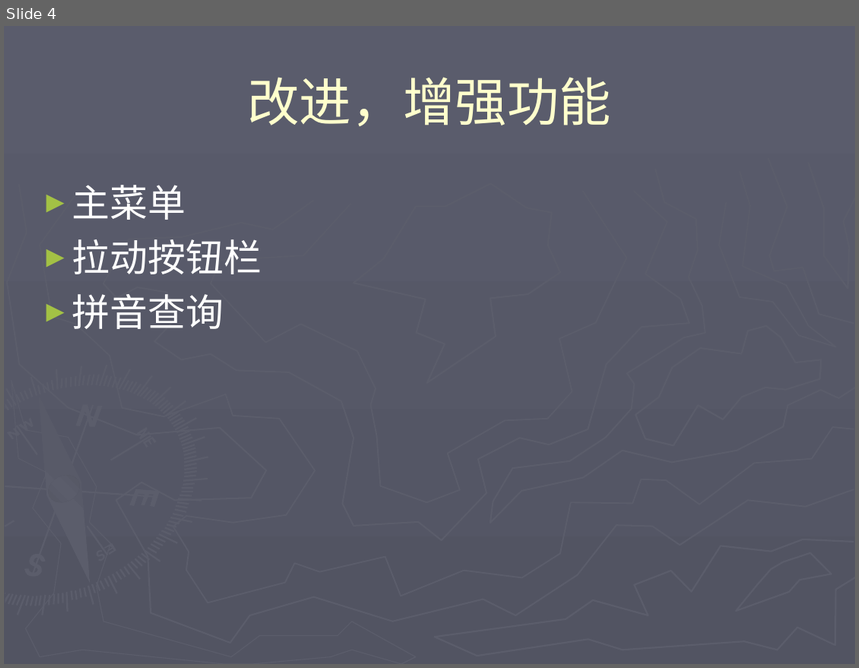
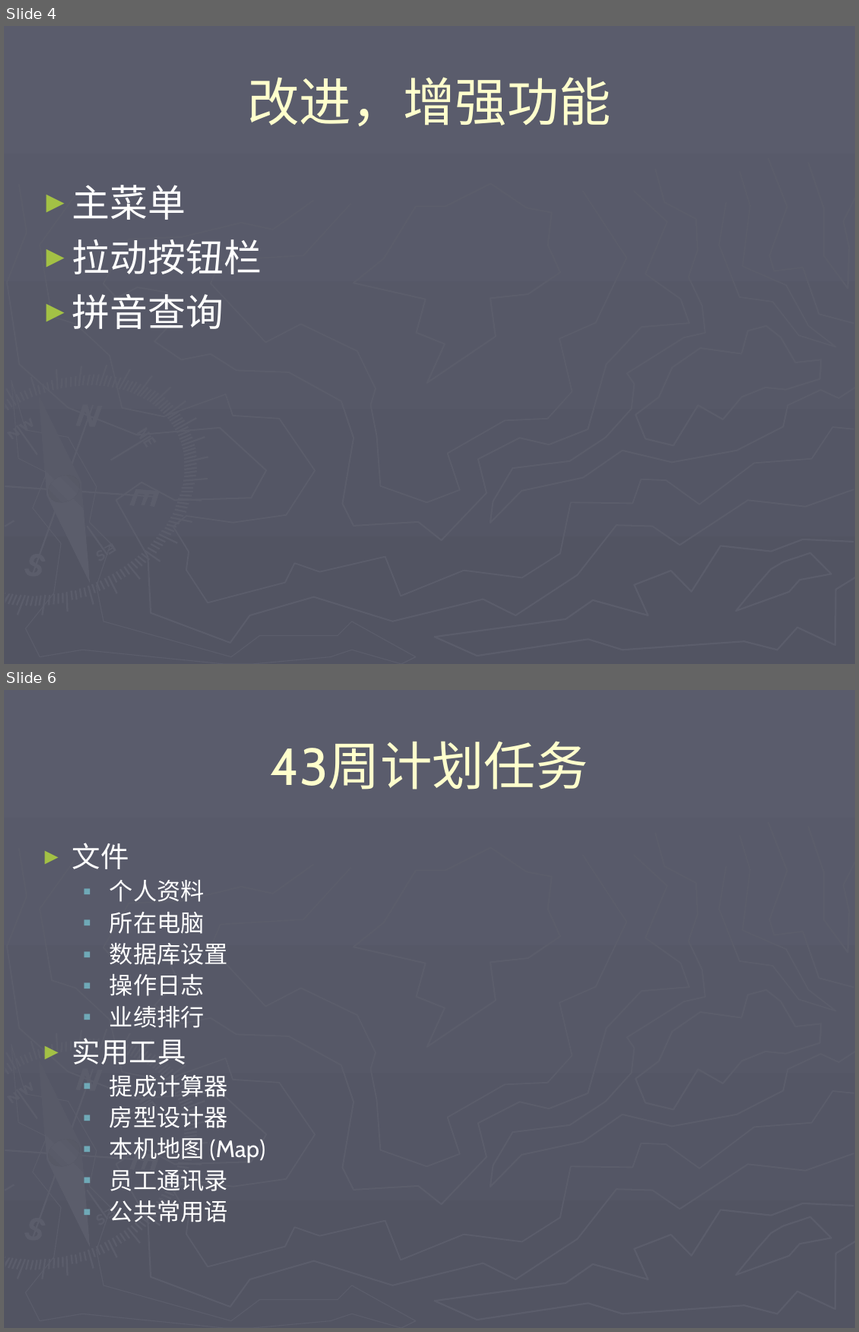
Before and after one commit to honj51/ideacode, a slide deck: doc/房产中介管理/2阶段项目计划.ppt. Shown one above the other, each under a label of ours: slide 4 before the commit, slides 4 and 6 after it; the slides between them are not shown. The pictures are 859x668 and 859x1332 pixels, drawn with LibreOffice and Linux fonts; fonts in the diff are those of the drawing. Boxes give left, top, right and bottom in pixels: in the first picture for what was removed or moved away, otherwise in the second. Text is boxed around its words. In the diff, an @@ line names an element or a change of style, - is before the commit and + after.

```diff
--- a/doc/房产中介管理/2阶段项目计划.ppt
+++ b/doc/房产中介管理/2阶段项目计划.ppt
@@ slide 6 added at box(4, 690, 855, 1328), background gradient #5A5C6C to #525462; not listed: 148 template elements that a slide beside it also shows @@
@@ title added at box(271, 741, 588, 790), 44 pt, text #FFFFCC @@
+43周计划任务
@@ text added at box(72, 843, 266, 1223), 20 pt, text #FFFFFF @@
+► 文件
+  ▪ 个人资料
+  ▪ 所在电脑
+  ▪ 数据库设置
+  ▪ 操作日志
+  ▪ 业绩排行
+► 实用工具
+  ▪ 提成计算器
+  ▪ 房型设计器
+  ▪ 本机地图 (Map)
+  ▪ 员工通讯录
+  ▪ 公共常用语
```
Also in this commit, not shown: 2 other slides added, 1 slide removed, 1 other file.
